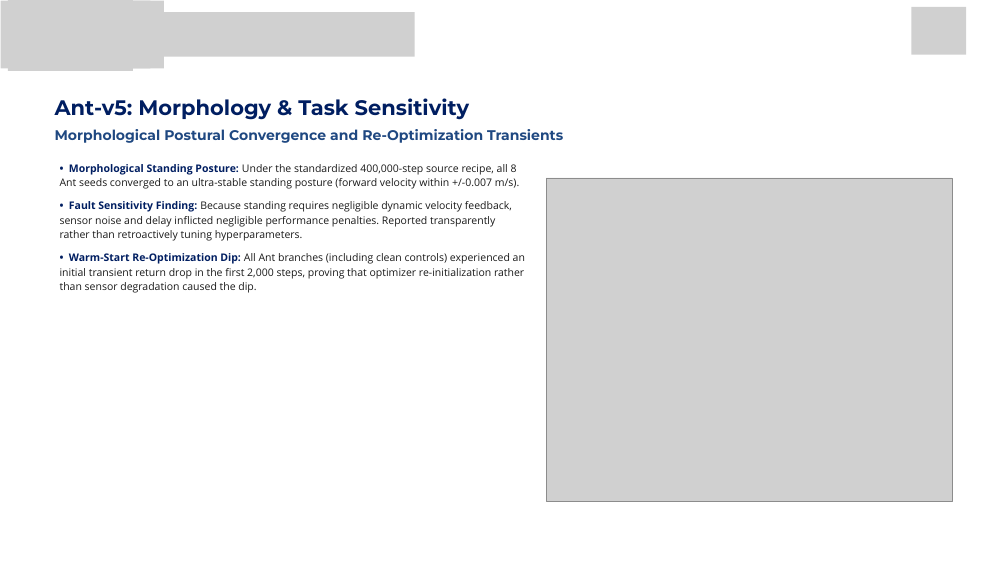
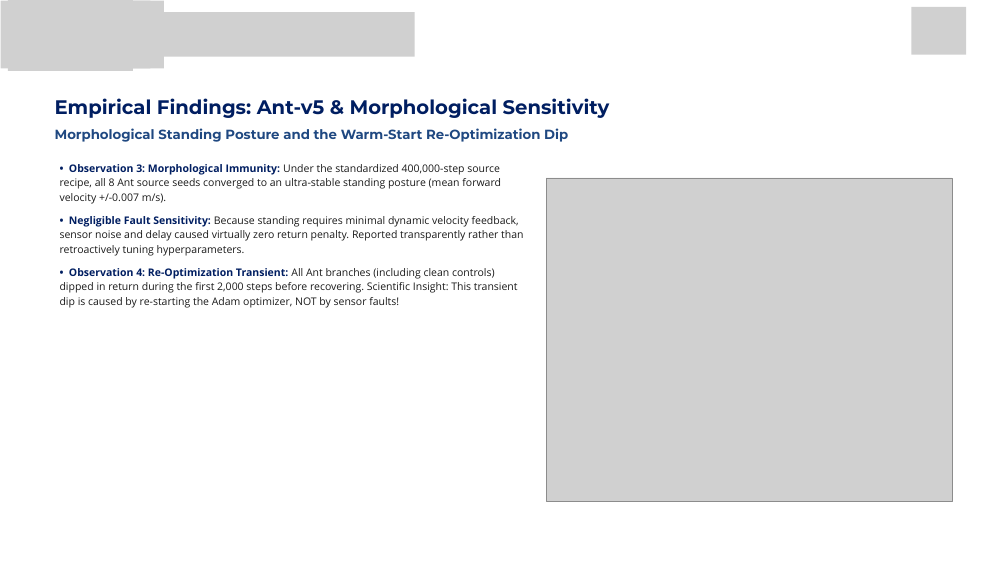
Before and after one commit to Fane-Nathan/tmrl, a slide deck: slide 7 of paper/reporting/193 - Presentation.pptx. Drawn at 1008x567 pixels with LibreOffice and Linux fonts; fonts in the diff are those of the drawing; grey boxes stand for pictures; background and template pictures are left out. Boxes give left, top, right and bottom in pixels: in the first picture for what was removed or moved away, otherwise in the second. Text is boxed around its words. In the diff, an @@ line names an element or a change of style, - is before the commit and + after.

```diff
--- a/paper/reporting/193 - Presentation.pptx
+++ b/paper/reporting/193 - Presentation.pptx
@@ text at (55, 98, 610, 118): text changed; size 30 to 28 pt @@
-Ant-v5: Morphology & Task Sensitivity
+Empirical Findings: Ant-v5 & Morphological Sensitivity
@@ text at (55, 128, 568, 142): text changed; size 20 to 19 pt @@
-Morphological Postural Convergence and Re-Optimization Transients
+Morphological Standing Posture and the Warm-Start Re-Optimization Dip
@@ text at (60, 164, 523, 308): text changed @@
-• Morphological Standing Posture: Under the standardized 400,000-step source recipe, all 8 Ant seeds converged to an ultra-stable standing posture (forward velocity within +/-0.007 m/s).
-• Fault Sensitivity Finding: Because standing requires negligible dynamic velocity feedback, sensor noise and delay inflicted negligible performance penalties. Reported transparently rather than retroactively tuning hyperparameters.
-• Warm-Start Re-Optimization Dip: All Ant branches (including clean controls) experienced an initial transient return drop in the first 2,000 steps, proving that optimizer re-initialization rather than sensor degradation caused the dip.
+• Observation 3: Morphological Immunity: Under the standardized 400,000-step source recipe, all 8 Ant source seeds converged to an ultra-stable standing posture (mean forward velocity +/-0.007 m/s).
+• Negligible Fault Sensitivity: Because standing requires minimal dynamic velocity feedback, sensor noise and delay caused virtually zero return penalty. Reported transparently rather than retroactively tuning hyperparameters.
+• Observation 4: Re-Optimization Transient: All Ant branches (including clean controls) dipped in return during the first 2,000 steps before recovering. Scientific Insight: This transient dip is caused by re-starting the Adam optimizer, NOT by sensor faults!
```
Also in this commit, not shown: 9 other slides changed, 1 slide added, 1 slide removed, 15 other files.
